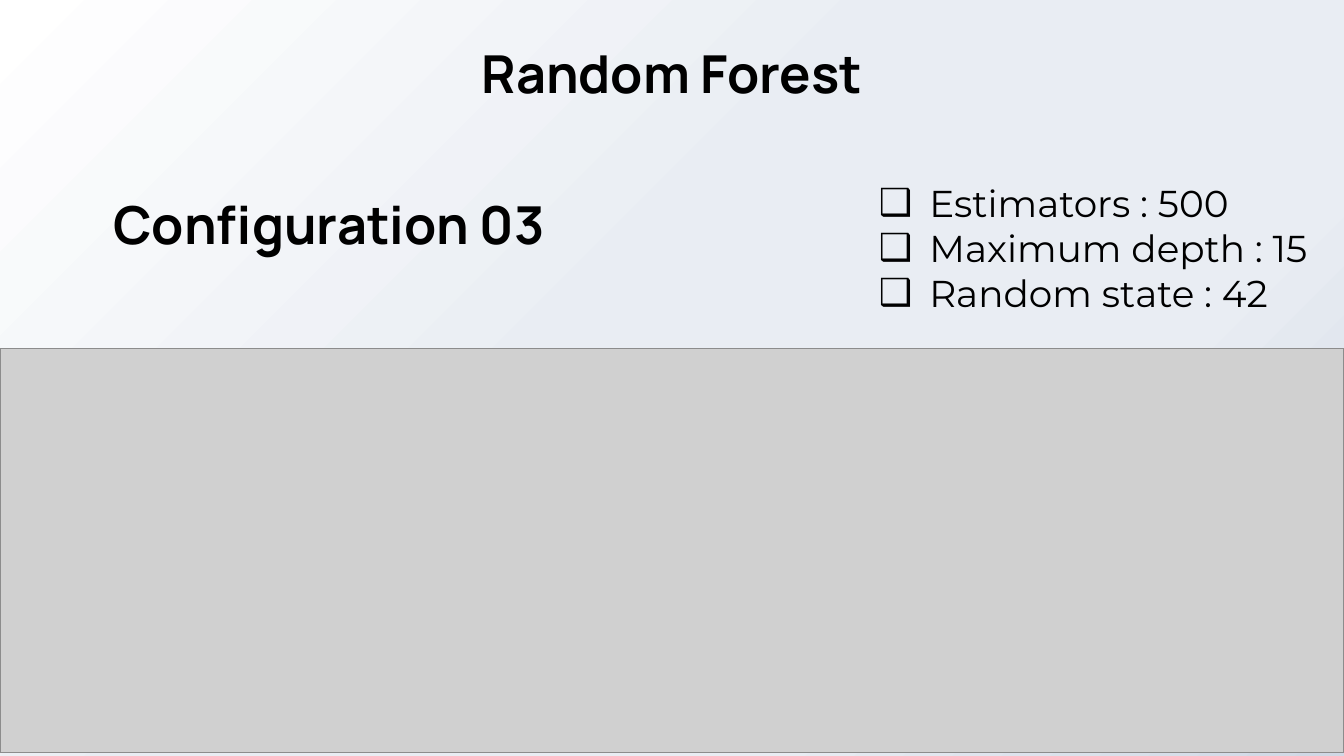
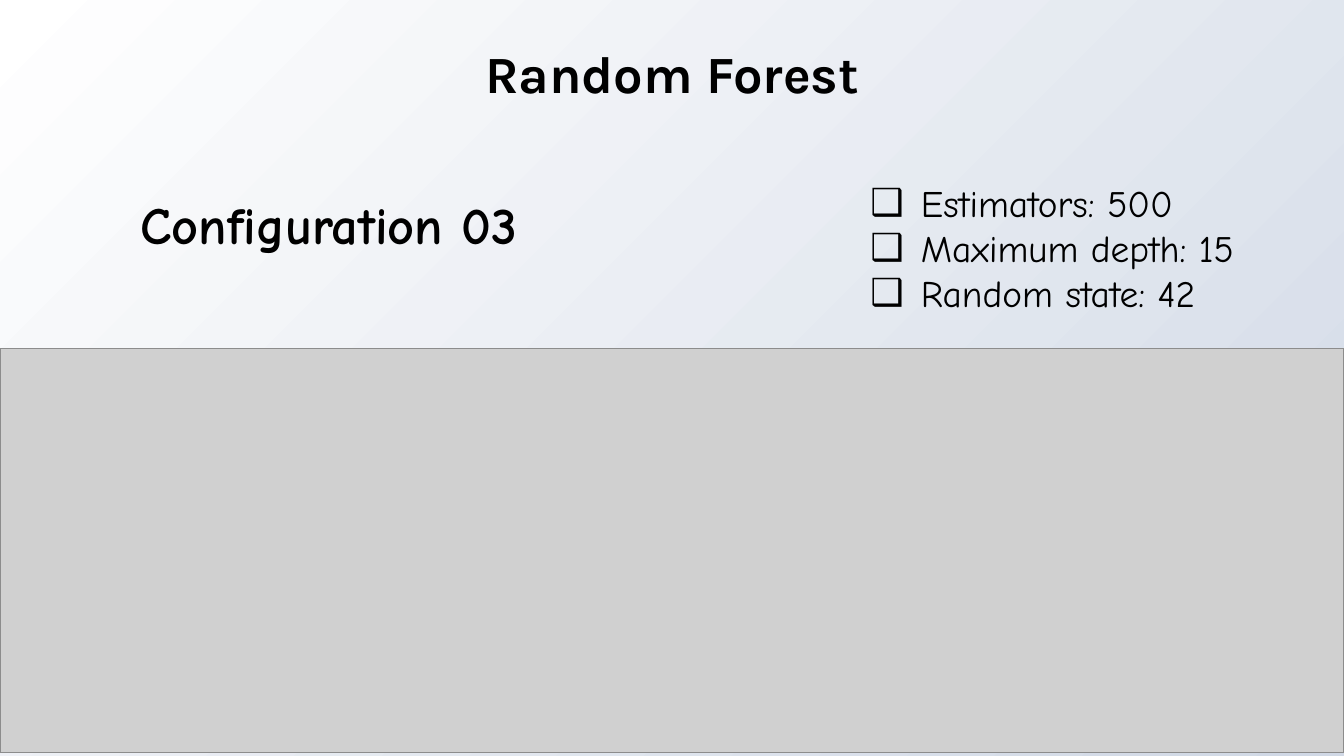
Before and after one commit to whalit/SFML-Project, a slide deck: slide 19 of PPT presentation.pptx. Drawn at 1344x756 pixels with LibreOffice and Linux fonts; fonts in the diff are those of the drawing; grey boxes stand for pictures; background and template pictures are left out. Boxes give left, top, right and bottom in pixels: in the first picture for what was removed or moved away, otherwise in the second. Text is boxed around its words. In the diff, an @@ line names an element or a change of style, - is before the commit and + after.

```diff
--- a/PPT presentation.pptx
+++ b/PPT presentation.pptx
@@ background gradient #FFFFFF to #E9EDF3 to #D0D8E5 to gradient #D0D8E5 to #FFFFFF @@
@@ text "Random Forest" at (485,57,859,94): font Manrope to Karla @@
@@ text "Configuration 03" at (140,208,518,253): font Manrope to Comic Neue @@
@@ text at (921,191,1234,308): text changed; font Montserrat to Comic Neue @@
-❑ Estimators : 500
-❑ Maximum depth : 15
-❑ Random state : 42
+❑ Estimators: 500
+❑ Maximum depth: 15
+❑ Random state: 42
```
Also in this commit, not shown: 21 other slides changed.
